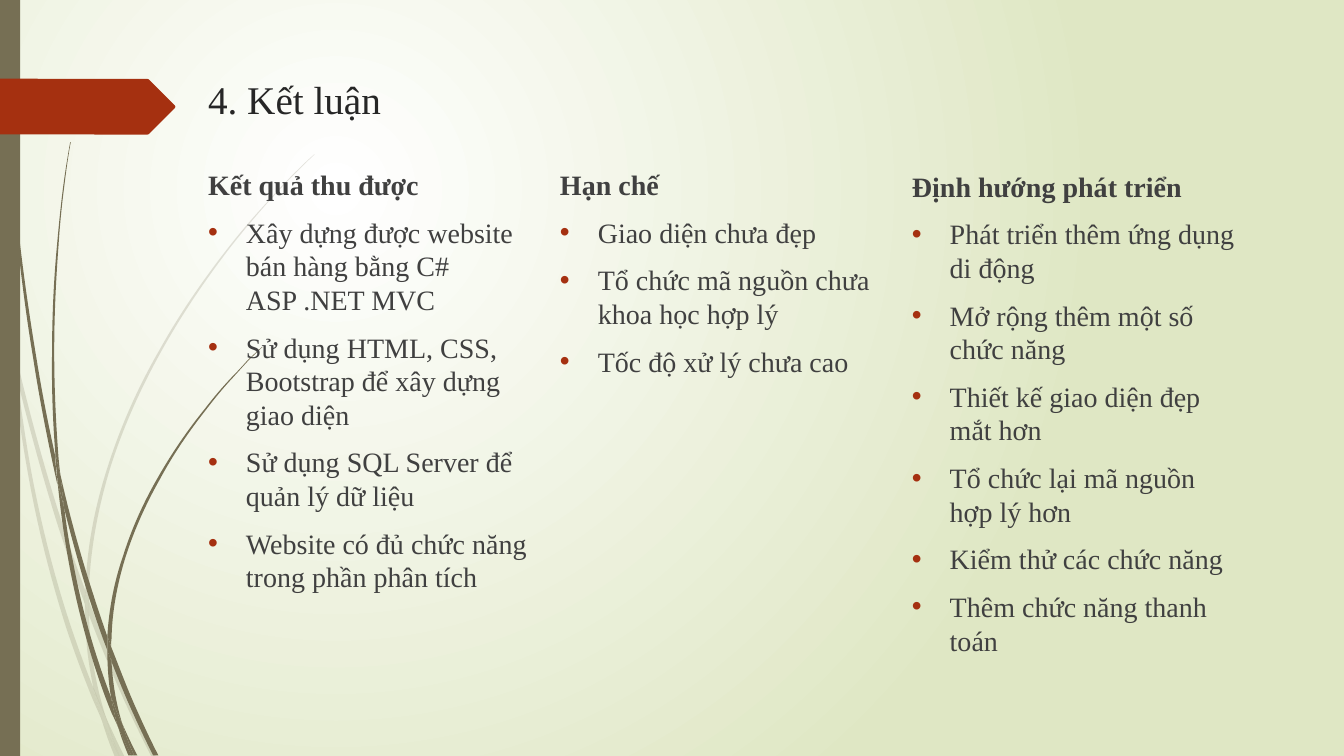
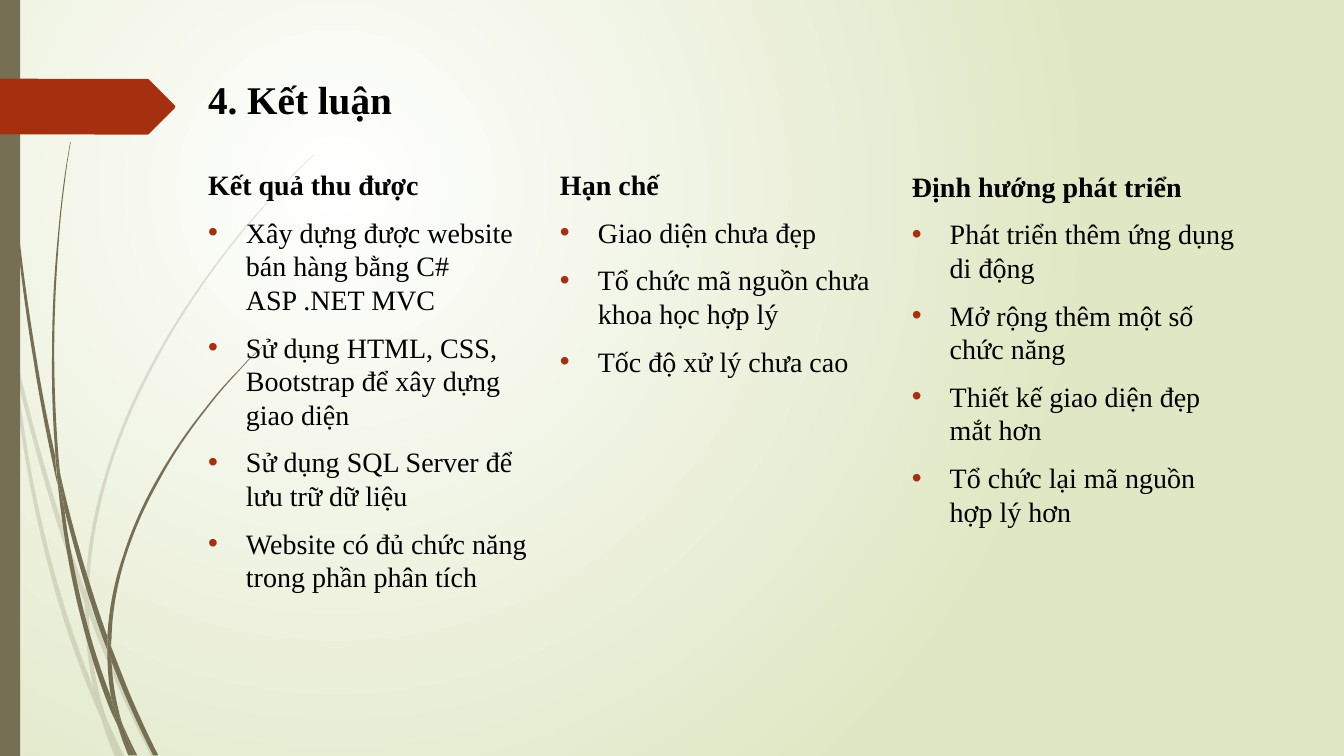
Before and after one commit to canhvip51/Project, a slide deck: slide 7 of DOC/Slidebaocao.pptm (slide 6 before the commit). Drawn at 1344x756 pixels with LibreOffice and Linux fonts; fonts in the diff are those of the drawing. Boxes give left, top, right and bottom in pixels: in the first picture for what was removed or moved away, otherwise in the second. Text is boxed around its words. In the diff, an @@ line names an element or a change of style, - is before the commit and + after.

```diff
--- a/DOC/Slidebaocao.pptm
+++ b/DOC/Slidebaocao.pptm
@@ title "4. Kết luận" at [208,85,392,122]: text colour #262626 to #000000, bold on @@
@@ text at [208,174,526,593]: text colour #404040 to #000000 in "Kết quả thu được", "Xây dựng được website bán hàng bằng ...", "Sử dụng HTML, CSS, Bootstrap để xây ...", "Website có đủ chức năng trong phần ..." @@
@@ text "Hạn chế" at [560,174,869,330]: text colour #404040 to #000000 @@
@@ text "Định hướng phát triển" at [912,176,1234,527]: text colour #404040 to #000000 @@
@@ text at [246,451,512,511]: text changed; text colour #404040 to #000000 @@
-• Sử dụng SQL Server để quản lý dữ liệu
+• Sử dụng SQL Server để lưu trữ dữ liệu
@@ text at [950,548,1222,652]: paragraphs removed @@
-• Kiểm thử các chức năng
-• Thêm chức năng thanh toán
```
Also in this commit, not shown: 6 other slides changed, 48 other files.
